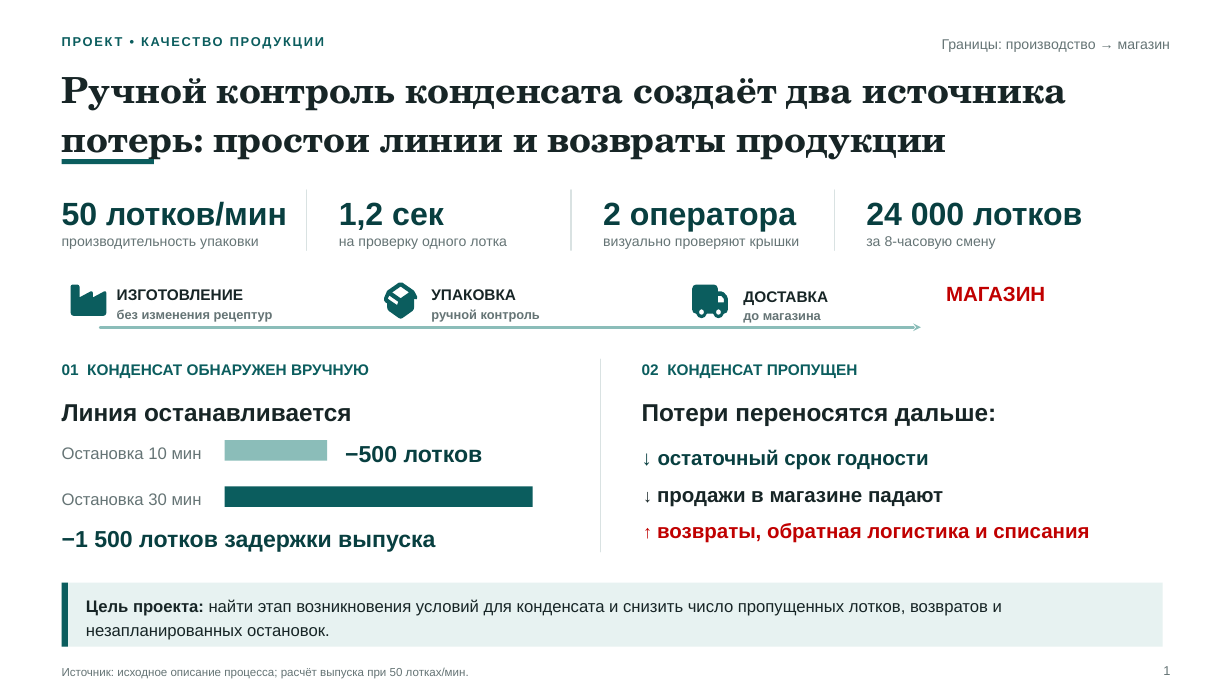
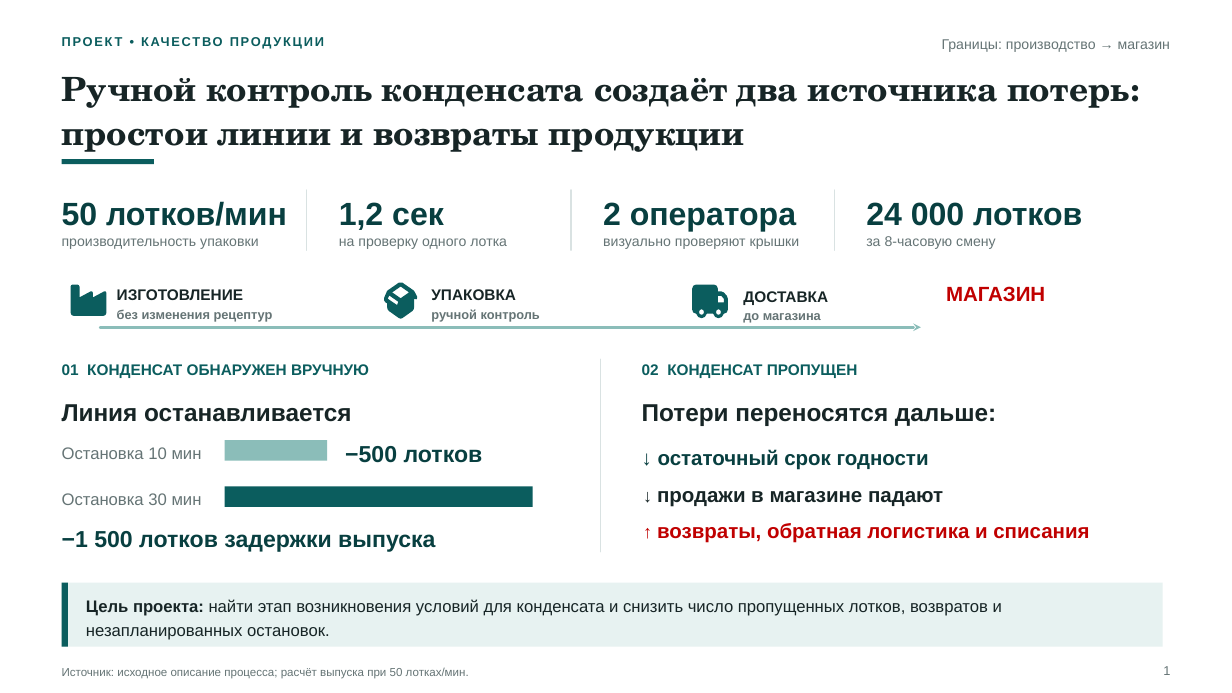
Before and after one commit to TatsianaPoto/head_of_IA, a slide deck: slide 1 of 9_Short_Presentation.pptx. Drawn at 1232x693 pixels with LibreOffice and Linux fonts; fonts in the diff are those of the drawing. Boxes give left, top, right and bottom in pixels: in the first picture for what was removed or moved away, otherwise in the second. Text is boxed around its words. In the diff, an @@ line names an element or a change of style, - is before the commit and + after.

```diff
--- a/9_Short_Presentation.pptx
+++ b/9_Short_Presentation.pptx
@@ text "Ручной контроль конденсата создаёт два ..." at box(62, 77, 1129, 152): size 28 to 26 pt @@
```
Also in this commit, not shown: 4 other slides changed.
